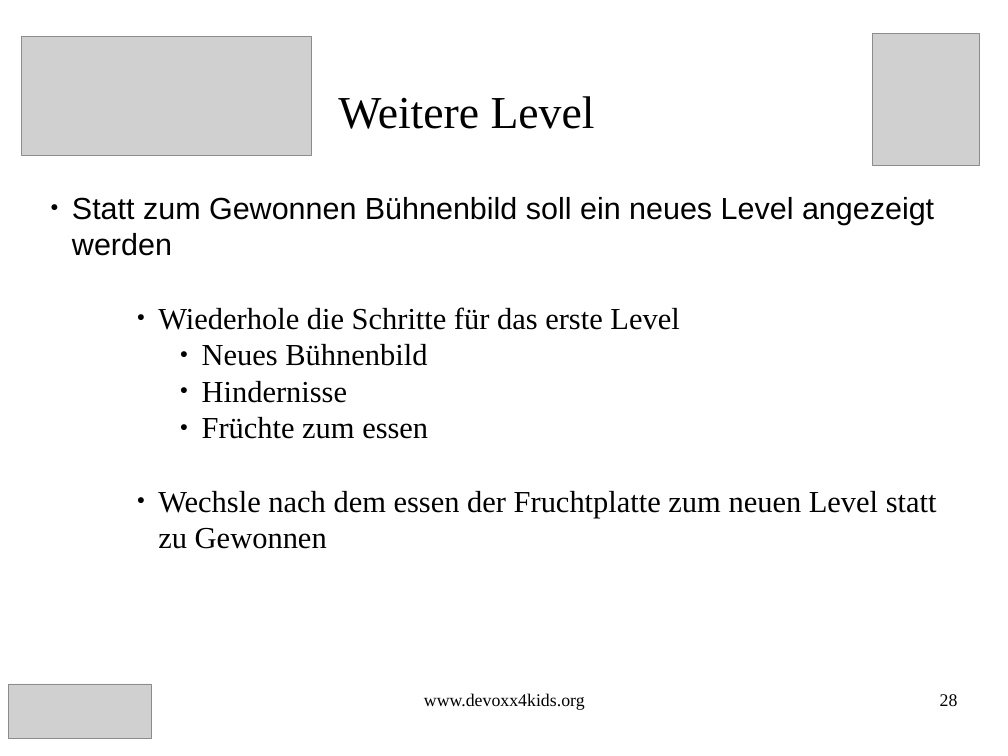
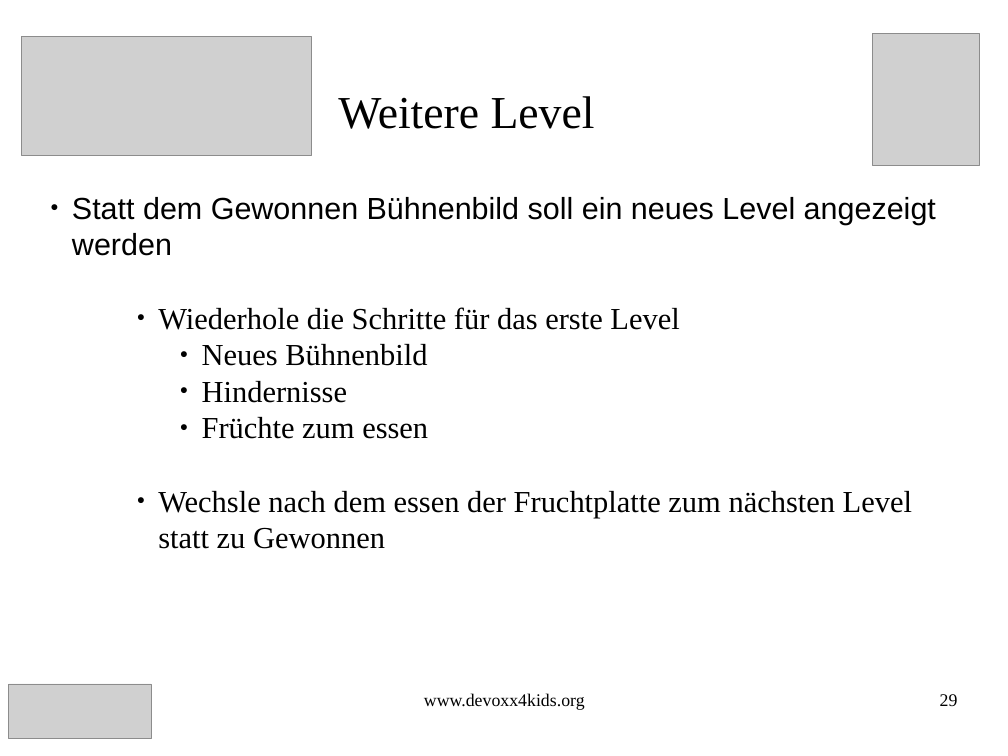
Before and after one commit to Devoxx4KidsDE/workshop-scratch, a slide deck: slide 29 of flyingBird/FlyingBird_Scratch_Aufgaben.odp (slide 28 before the commit). Drawn at 1008x756 pixels with LibreOffice and Linux fonts; fonts in the diff are those of the drawing; grey boxes stand for pictures. Boxes give left, top, right and bottom in pixels: in the first picture for what was removed or moved away, otherwise in the second. Text is boxed around its words. In the diff, an @@ line names an element or a change of style, - is before the commit and + after.

```diff
--- a/flyingBird/FlyingBird_Scratch_Aufgaben.odp
+++ b/flyingBird/FlyingBird_Scratch_Aufgaben.odp
@@ text at (72,197,936,256): text changed @@
-● Statt zum Gewonnen Bühnenbild soll ein neues Level angezeigt werden
+● Statt dem Gewonnen Bühnenbild soll ein neues Level angezeigt werden
@@ text at (158,491,912,549): text changed @@
-        ● Wechsle nach dem essen der Fruchtplatte zum neuen Level statt zu Gewonnen
+        ● Wechsle nach dem essen der Fruchtplatte zum nächsten Level statt zu Gewonnen
@@ page number at (940,694,958,706): text changed @@
-28
+29
```
Also in this commit, not shown: 28 other slides changed, 4 slides added, 2 slides removed, 2 other files.
